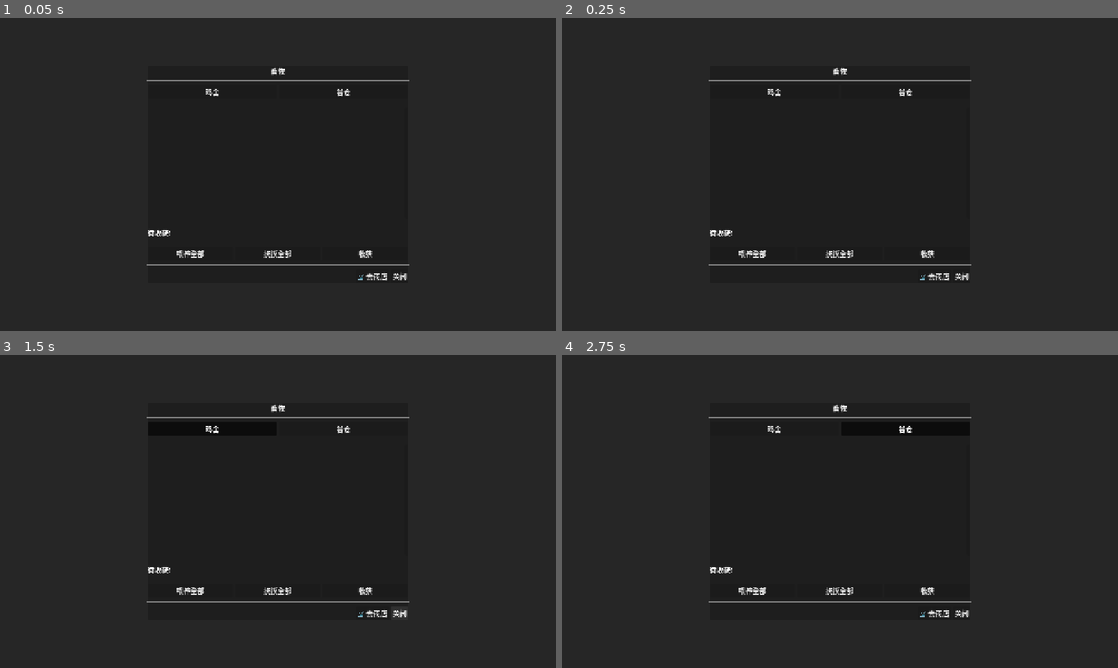
Above: before the commit, frames 1-4 (two rows, left to right).
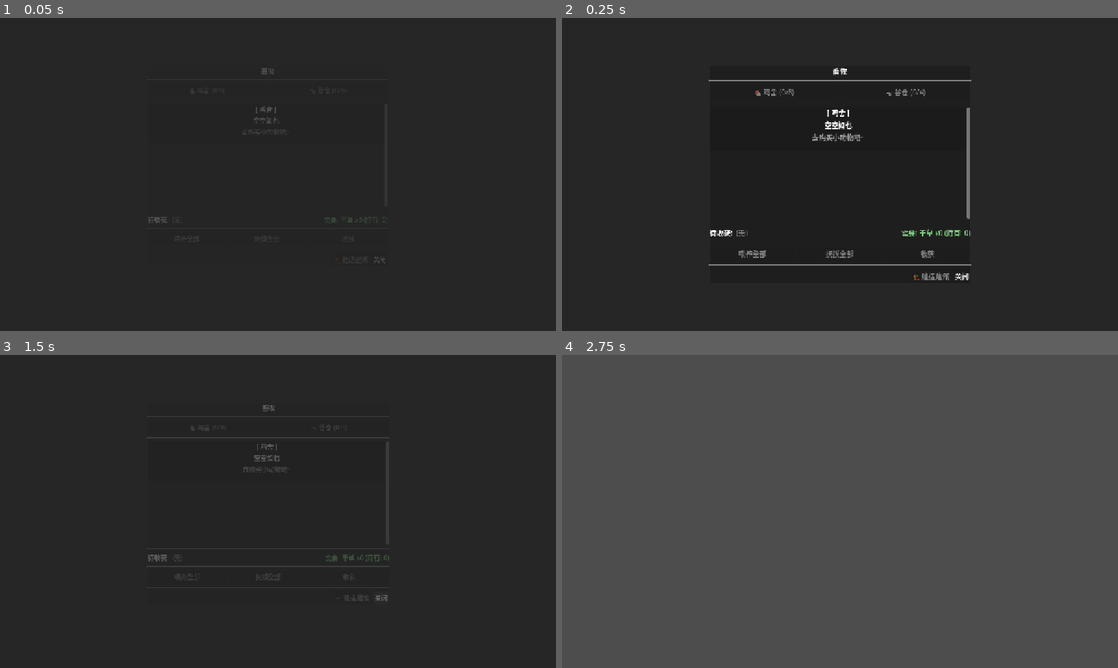
Above: after the commit, the same moments.

Repository: Nonastar/Back-to-Taoyuan
Game: Godot game, scene res://src/scenes/interiors/animal_coop.tscn
Same seed, same stepped clock (60 frames per second), same inputs: the game is played once before the commit and once after it. This scene is started directly instead of the project's main scene.
Inputs (mouse positions are in pixels of both pictures, inside the frame that each line leads up to):
- Up to frame 1 (0.05 s): no input
- Up to frame 2 (0.25 s): no input
- Up to frame 3 (1.5 s): click (211, 430) at 0.5 s, where only the run before the commit has a clickable "鸡舍"; click "关闭" at 1.25 s
- Up to frame 4 (2.75 s): click (906, 430) at 2 s, where only the run before the commit has a clickable "谷仓"

The runs differ from the first frame. In frame 1, 1.4% of the frame differs, in the area x 26-74%, y 16-84%; in frame 2, 1.1%; in frame 3, 2.3%; in frame 4, 100%, in the area x 0-100%, y 0-100%.
Error before the commit: Parse Error: Identifier "HUD" not declared in the current scope. (res://src/scripts/ui/animal_husbandry_ui.gd:752)

Commit message:
fix(animal_husbandry_ui): 移除未声明的HUD引用，避免解析错误
HuntIngSystem在player.gd中定义，但HUD不是Autoload名称。
直接实例化shop_panel.tscn来打开商店，避免对未声明变量的依赖。

Co-Authored-By: Claude Sonnet 4.6 <noreply@anthropic.com>

Diff:
--- a/src/scripts/ui/animal_husbandry_ui.gd
+++ b/src/scripts/ui/animal_husbandry_ui.gd
@@ -748,18 +748,14 @@
 	_hide_ui()
 
 func _on_shop_pressed() -> void:
-	# 通过 HUD 打开商店面板（与 HUD 按钮行为一致）
-	if HUD and HUD.has_method("toggle_shop"):
-		HUD.toggle_shop()
-	else:
-		# 后备：直接实例化商店面板
-		var shop_scene_path = "res://src/scenes/ui/shop_panel.tscn"
-		var shop_scene = load(shop_scene_path)
-		if shop_scene:
-			var shop_panel = shop_scene.instantiate()
-			add_child(shop_panel)
-			if shop_panel.has_method("open_panel"):
-				shop_panel.open_panel(0, 0)  # BUY mode, GENERAL store
+	# 直接实例化商店面板（与动物畜牧UI使用一致的方式）
+	var shop_scene_path = "res://src/scenes/ui/shop_panel.tscn"
+	var shop_scene = load(shop_scene_path)
+	if shop_scene:
+		var shop_panel = shop_scene.instantiate()
+		add_child(shop_panel)
+		if shop_panel.has_method("open_panel"):
+			shop_panel.open_panel(0, 0)  # BUY mode, GENERAL store
 	_show_notification(_t("前往商店购买动物"))
 	_hide_ui()
 
